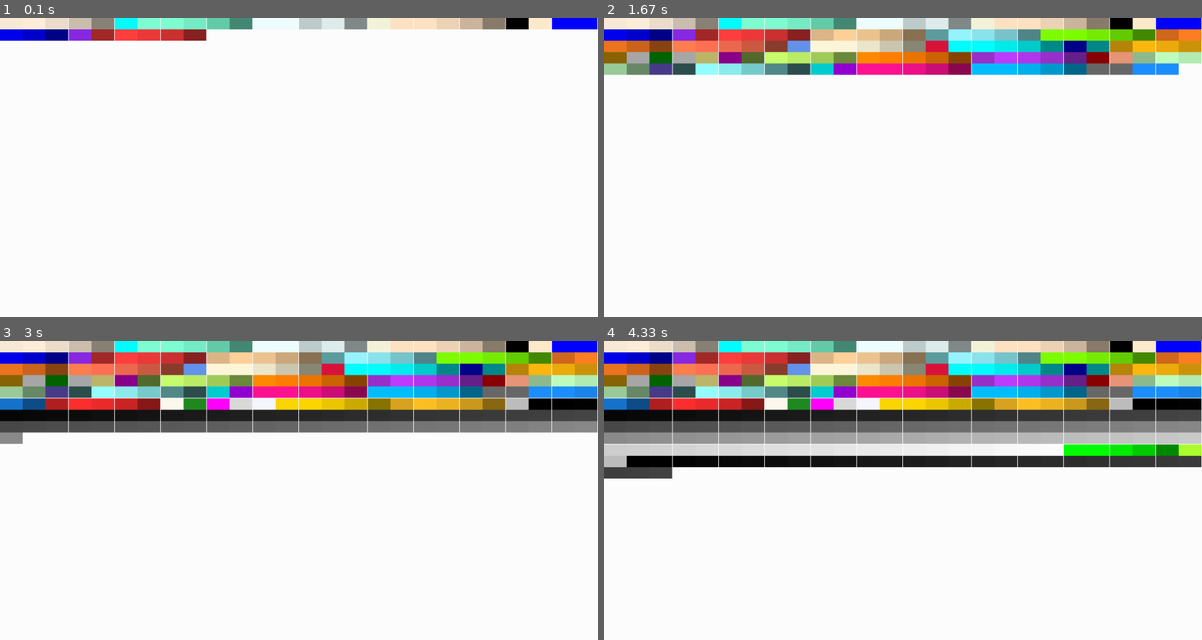
Above: before the commit, frames 1-4 (two rows, left to right).
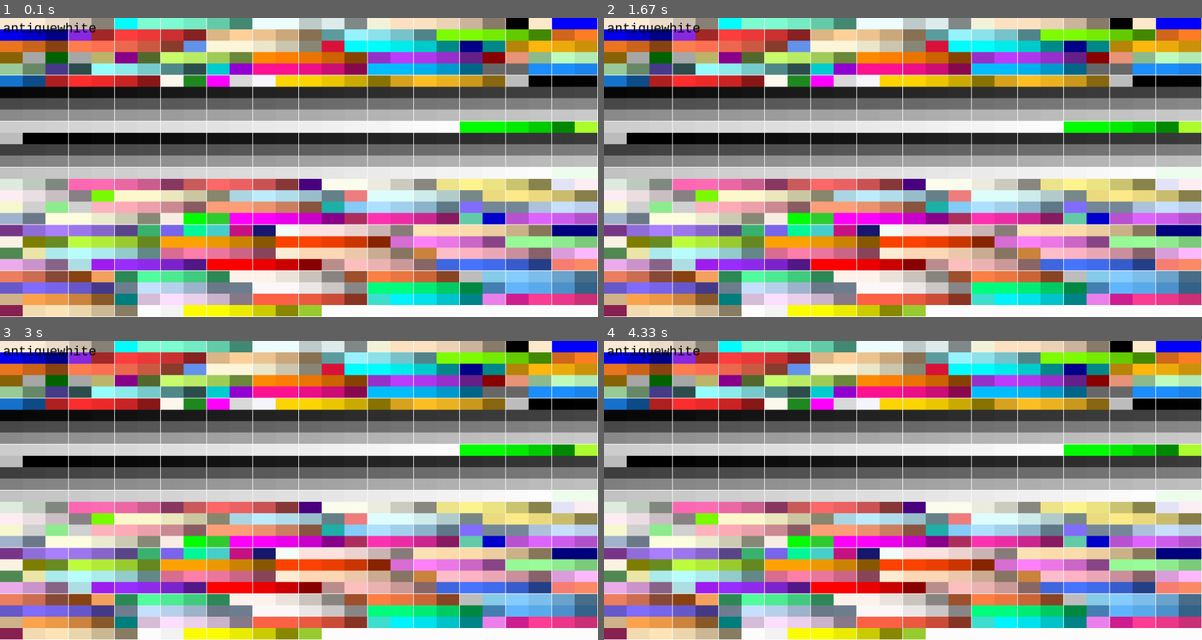
Above: after the commit, the same moments.

Repository: mininuke69/PygameColors
Game: pygame game, started from main.py
Same seed, same stepped clock (60 frames per second), same inputs: the game is played once before the commit and once after it.
Inputs:
- Up to frame 1 (0.1 s): no input
- Up to frame 2 (1.67 s): no input
- Up to frame 3 (3 s): no input
- Up to frame 4 (4.33 s): no input

The runs differ from the first frame. In frame 1, 87% of the frame differs, in the area x 0-100%, y 1-100%; in frame 2, 73%; in frame 3, 62%; in frame 4, 52%.

Commit message:
first stable release

Diff:
--- a/main.py
+++ b/main.py
@@ -1,4 +1,4 @@
-import pygame, math, time
+import pygame, math, time, random
 
 pygame.init()
 CONSOLAS = pygame.font.SysFont("consolas", 24)
@@ -8,34 +8,45 @@
 screen.fill("white")
 
 colors = pygame.color.THECOLORS
+rect_name_dict = []
 LEN = len(colors)
 SQUARES_ON_LINE = round(math.sqrt(LEN))
 STEP_X = SCREEN_WIDTH / SQUARES_ON_LINE
 STEP_Y = SCREEN_HEIGHT / SQUARES_ON_LINE
-for col in colors:
-    name = col
-    rgba = colors.get(col)
-    index = list(colors).index(col)
-    y = math.ceil(index / SQUARES_ON_LINE)
-    x = index - (y * SQUARES_ON_LINE) + SQUARES_ON_LINE
 
-    drawrect = pygame.Rect(x * STEP_X - STEP_X,
-                           y * STEP_Y - STEP_Y,
-                           SCREEN_WIDTH / SQUARES_ON_LINE,
-                           SCREEN_HEIGHT / SQUARES_ON_LINE)
-    pygame.draw.rect(screen, pygame.color.Color(rgba), drawrect)
-    pygame.display.update()
+def RenderColors():
+    global rect_name_dict
+    rect_name_dict = []
+
+    screen.fill("white")
+
+    for col in colors:
+        name = col
+        rgba = colors.get(col)
+        index = list(colors).index(col)
+        y = math.ceil(index / SQUARES_ON_LINE)
+        x = index - (y * SQUARES_ON_LINE) + SQUARES_ON_LINE
+
+        drawrect = pygame.Rect(x * STEP_X - STEP_X,
+                            y * STEP_Y - STEP_Y,
+                            SCREEN_WIDTH / SQUARES_ON_LINE,
+                            SCREEN_HEIGHT / SQUARES_ON_LINE)
+        pygame.draw.rect(screen, pygame.color.Color(rgba), drawrect)
+        rect_name_dict.append((drawrect, name))
+
+def ColorFromPoint(point):
+    for item in rect_name_dict:
+        if item[0].collidepoint(point):
+            return item[1]
 
 
-    #print(f'color: {col}, RBGA: {colors.get(col)}, len: {len(colors)}, index: {list(colors).index(col)}, y: {y}, x: {x}') #len = 665
-
 elapsed = 0
-while elapsed < 5000:
-    elapsed += clock.tick(60)
-    mouse_x, mouse_y = pygame.mouse.get_pos()
-    print(mouse_x, mouse_y)
-    txt_img = pygame.font.Font.render(CONSOLAS, "this", True, "black")
-    screen.blit(txt_img, (250, 250))
+while elapsed < 20_000:
+    pygame.event.get()
+    RenderColors()
+    mouse_pos = pygame.mouse.get_pos()
+    txt_img = pygame.font.Font.render(CONSOLAS, ColorFromPoint(mouse_pos), True, "black")
+    screen.blit(txt_img, mouse_pos)
     pygame.display.update()
 
 pygame.quit()
